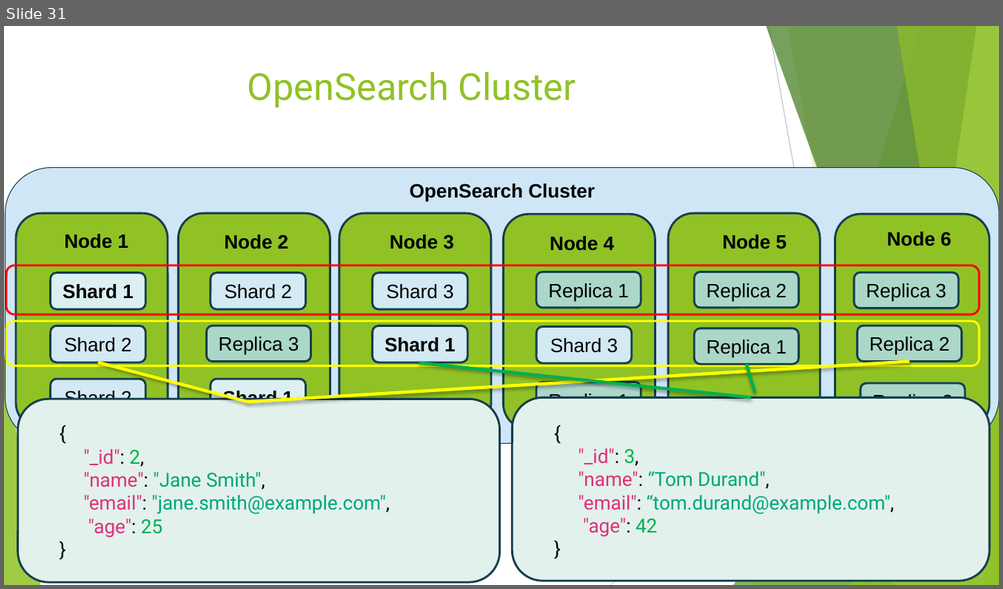
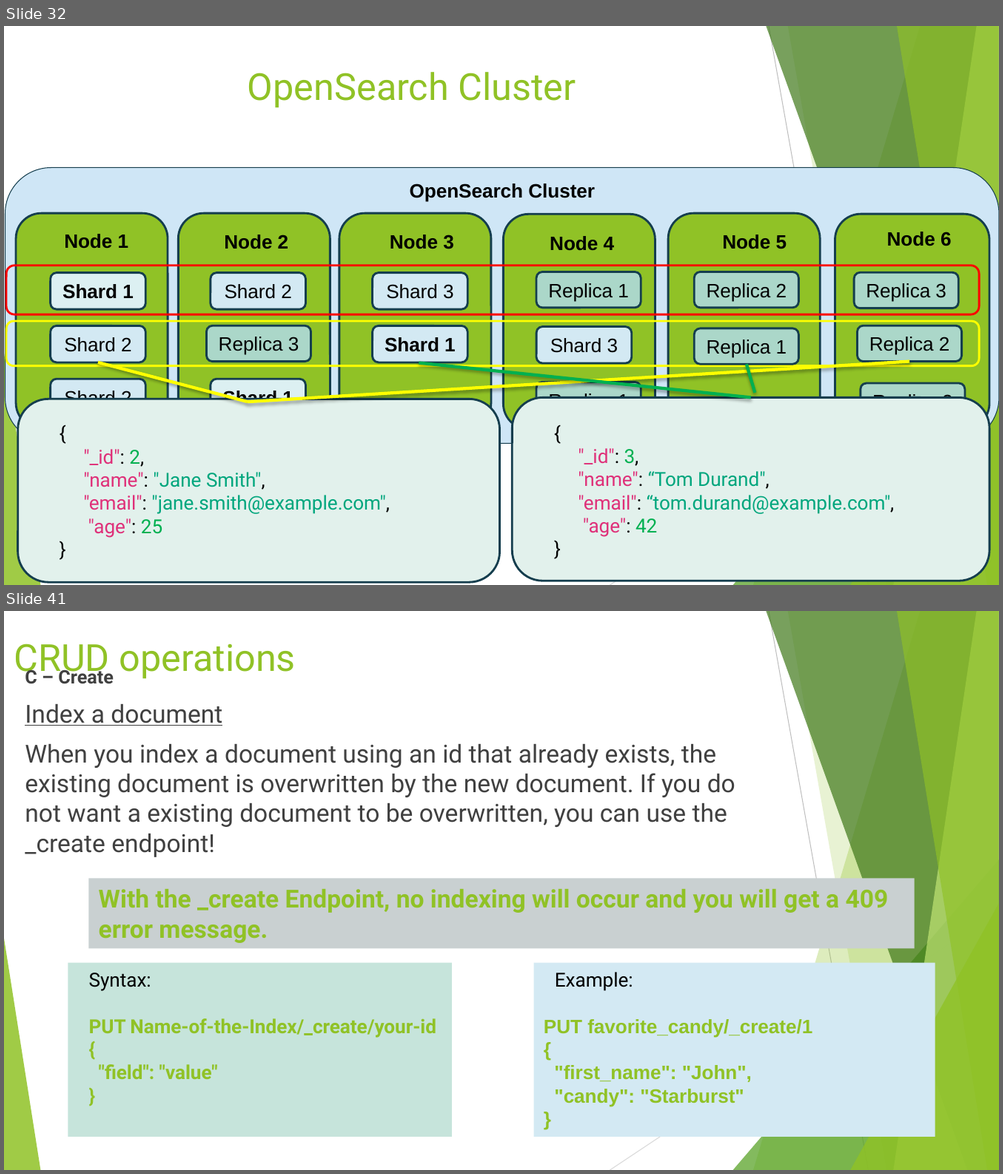
Before and after one commit to zwergon/ensg_search, a slide deck: docs/NoSQL introduction.pptx. Shown one above the other, each under a label of ours: slide 31 before the commit, slides 32 and 41 after it; the slides between them are not shown. The pictures are 1003x589 and 1003x1174 pixels, drawn with LibreOffice and Linux fonts; fonts in the diff are those of the drawing. Boxes give left, top, right and bottom in pixels: in the first picture for what was removed or moved away, otherwise in the second. Text is boxed around its words. In the diff, an @@ line names an element or a change of style, - is before the commit and + after.

```diff
--- a/docs/NoSQL introduction.pptx
+++ b/docs/NoSQL introduction.pptx
@@ slide 41 added at box(4, 611, 999, 1170), background #FFFFFF; not listed: 10 template elements that a slide beside it also shows @@
@@ title added at box(14, 644, 295, 680), 36 pt, text #90C226 @@
+CRUD operations
@@ text added at box(25, 667, 735, 857), 24 pt, text #404040 @@
+C – Create
+Index a document
+When you index a document using an id that already exists, the existing document is overwritten by the new document. If you do not want a existing document to be overwritten, you can use the _create endpoint!
@@ rectangle added at box(88, 879, 913, 949), fill #C9D0D1, 24 pt, text #90C226, bold @@
+With the _create Endpoint, no indexing will occur and you will get a 409 error message.
@@ rectangle added at box(68, 963, 452, 1137), fill #C6E4DB, 18.7 pt, text #90C226, bold @@
+Syntax:
+PUT Name-of-the-Index/_create/your-id
+{
+"field": "value"
+}
@@ rectangle added at box(534, 963, 935, 1137), fill #D3E9F3, 18.7 pt, text #90C226, bold @@
+Example:
+PUT favorite_candy/_create/1
+{
+"first_name": "John",
+"candy": "Starburst"
+}
@@ what was slide 31 is now slide 32 @@
```
Also in this commit, not shown: 1 slide changed, 34 other slides added, 8 other files.
